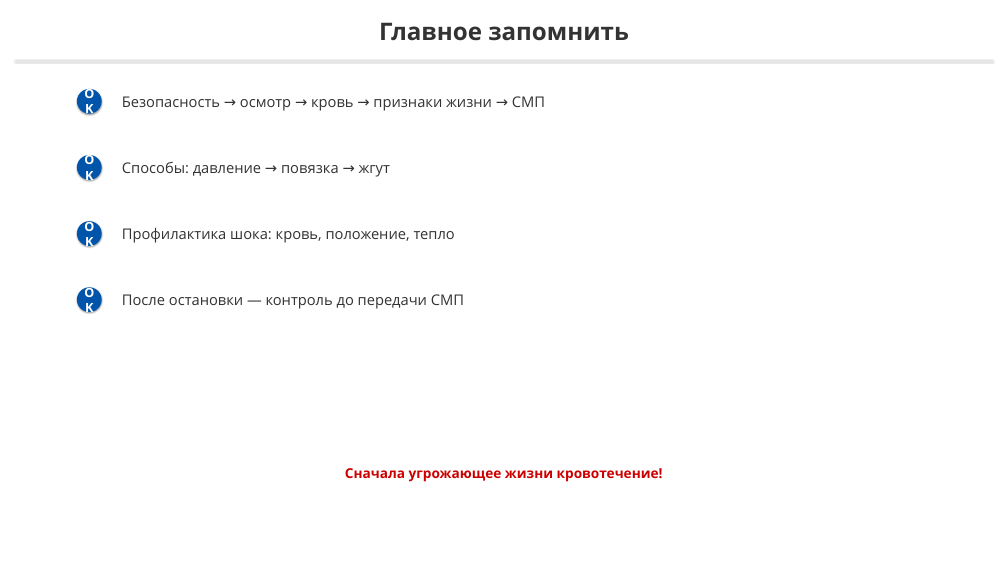
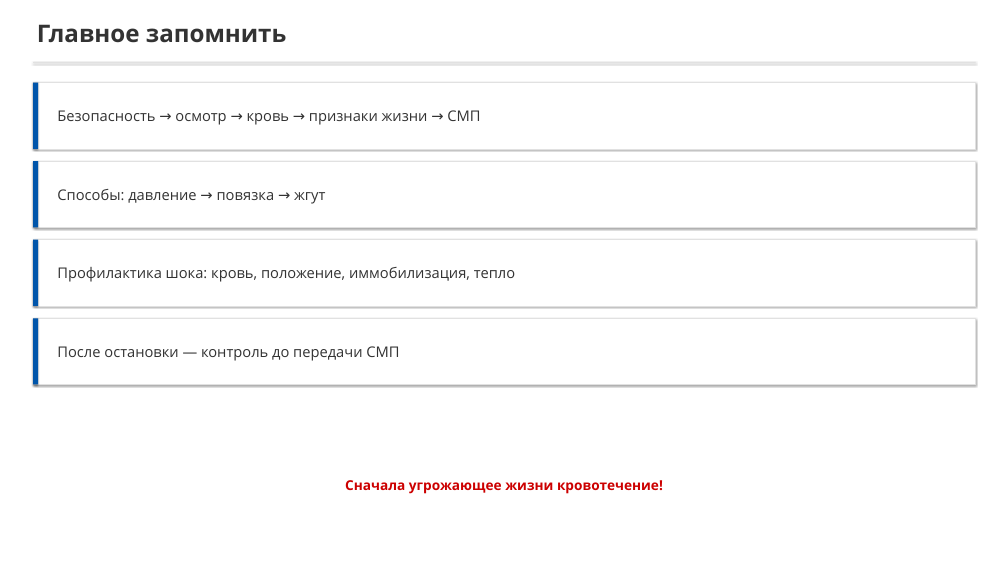
Before and after one commit to lysakalenushka-hash/-, a slide deck: slide 13 of tema2_bleeding/Последовательность_остановки_кровотечения.pptx. Drawn at 1008x567 pixels with LibreOffice and Linux fonts; fonts in the diff are those of the drawing. Boxes give left, top, right and bottom in pixels: in the first picture for what was removed or moved away, otherwise in the second. Text is boxed around its words. In the diff, an @@ line names an element or a change of style, - is before the commit and + after.

```diff
--- a/tema2_bleeding/Последовательность_остановки_кровотечения.pptx
+++ b/tema2_bleeding/Последовательность_остановки_кровотечения.pptx
@@ text "Главное запомнить": place and size @@
-text "Главное запомнить" at [379, 22, 629, 41]
+text "Главное запомнить" at [37, 24, 287, 43]
@@ text "Главное запомнить" at [37, 24, 287, 43]: alignment centre to left @@
@@ rectangle: place and size @@
-rectangle at [15, 60, 993, 61]
+rectangle at [33, 62, 975, 63]
@@ rectangle added at [33, 83, 975, 149], fill #FFFFFF, outline #E1E1E1 1 pt @@
@@ rectangle added at [33, 83, 38, 149], fill #0055AA @@
@@ ellipse removed at [77, 89, 102, 114] @@
@@ text removed at [77, 89, 102, 114] @@
-OK
@@ text "Безопасность → осмотр → кровь ...": place and size @@
-text "Безопасность → осмотр → кровь ..." at [122, 96, 545, 111]
+text "Безопасность → осмотр → кровь ..." at [57, 110, 480, 125]
@@ rectangle added at [33, 161, 975, 228], fill #FFFFFF, outline #E1E1E1 1 pt @@
@@ rectangle added at [33, 161, 38, 228], fill #0055AA @@
@@ text "Способы: давление → повязка → ...": place and size @@
-text "Способы: давление → повязка → ..." at [122, 162, 390, 177]
+text "Способы: давление → повязка → ..." at [57, 189, 325, 204]
@@ ellipse removed at [77, 155, 102, 180] @@
@@ text removed at [77, 155, 102, 180] @@
-OK
@@ ellipse removed at [77, 221, 102, 246] @@
@@ text removed at [77, 221, 102, 246] @@
-OK
@@ rectangle added at [33, 240, 975, 306], fill #FFFFFF, outline #E1E1E1 1 pt @@
@@ rectangle added at [33, 240, 38, 306], fill #0055AA @@
@@ text at [57, 267, 515, 282]: text changed @@
-Профилактика шока: кровь, положение, тепло
+Профилактика шока: кровь, положение, иммобилизация, тепло
@@ ellipse removed at [77, 287, 102, 312] @@
@@ text removed at [77, 287, 102, 312] @@
-OK
@@ rectangle added at [33, 318, 975, 384], fill #FFFFFF, outline #E1E1E1 1 pt @@
@@ rectangle added at [33, 318, 38, 384], fill #0055AA @@
@@ text "После остановки — контроль до ...": place and size @@
-text "После остановки — контроль до ..." at [122, 294, 464, 309]
+text "После остановки — контроль до ..." at [57, 346, 399, 361]
@@ text "Сначала угрожающее жизни кровотечение!": place and size @@
-text "Сначала угрожающее жизни кровотечение!" at [345, 468, 663, 482]
+text "Сначала угрожающее жизни кровотечение!" at [345, 480, 663, 494]
```
Also in this commit, not shown: 7 other slides changed, 6 slides added, 6 slides removed, 7 other files.
